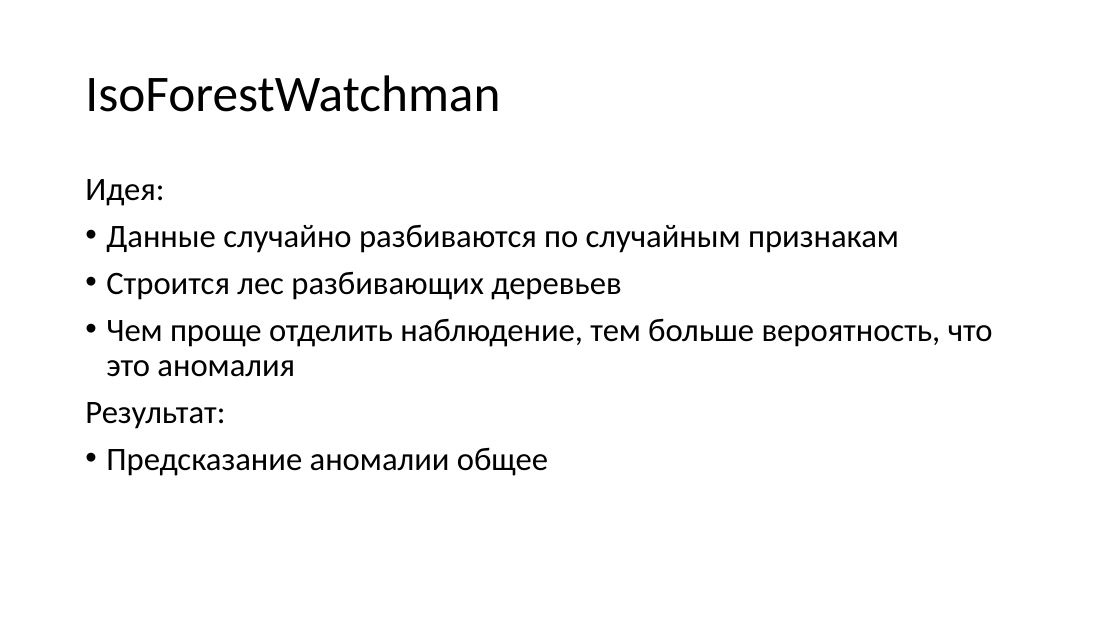
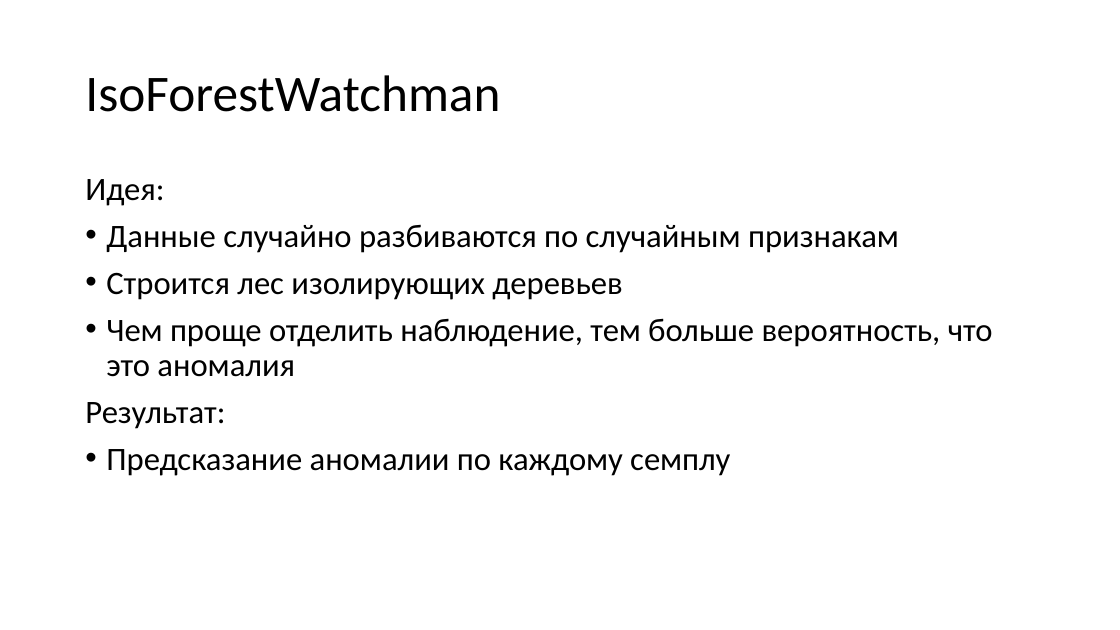
Before and after one commit to sau114/skillfactory_rds, a slide deck: slide 18 of module_final/story.pptx (slide 14 before the commit). Drawn at 1120x630 pixels with LibreOffice and Linux fonts; fonts in the diff are those of the drawing. Boxes give left, top, right and bottom in pixels: in the first picture for what was removed or moved away, otherwise in the second. Text is boxed around its words. In the diff, an @@ line names an element or a change of style, - is before the commit and + after.

```diff
--- a/module_final/story.pptx
+++ b/module_final/story.pptx
@@ text at (106,272,622,300): text changed @@
-• Строится лес разбивающих деревьев
+• Строится лес изолирующих деревьев
@@ text at (106,449,730,476): text changed @@
-• Предсказание аномалии общее
+• Предсказание аномалии по каждому семплу
```
Also in this commit, not shown: 16 other slides changed, 8 slides added, 1 slide removed, 2 other files.
